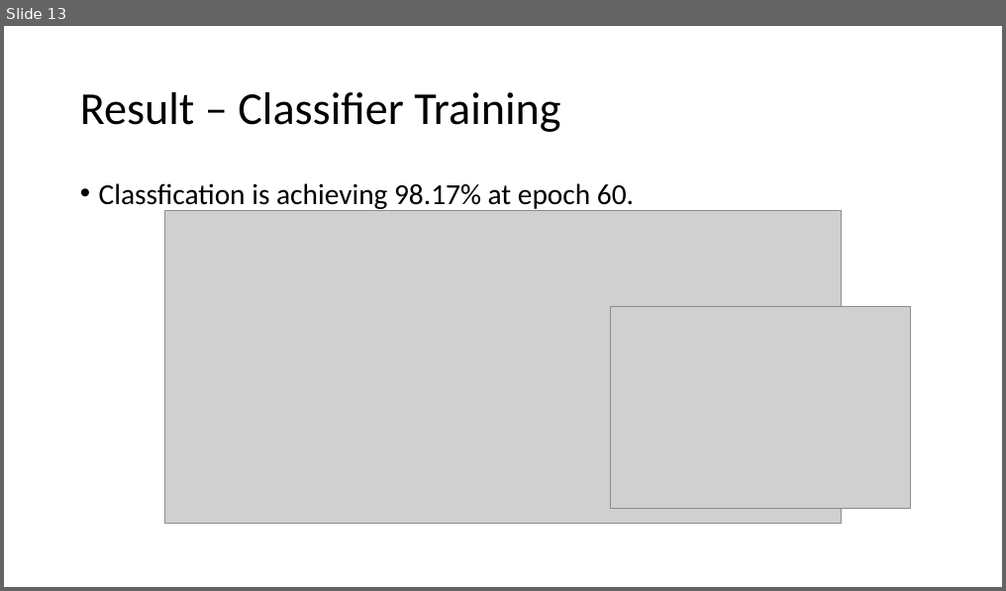
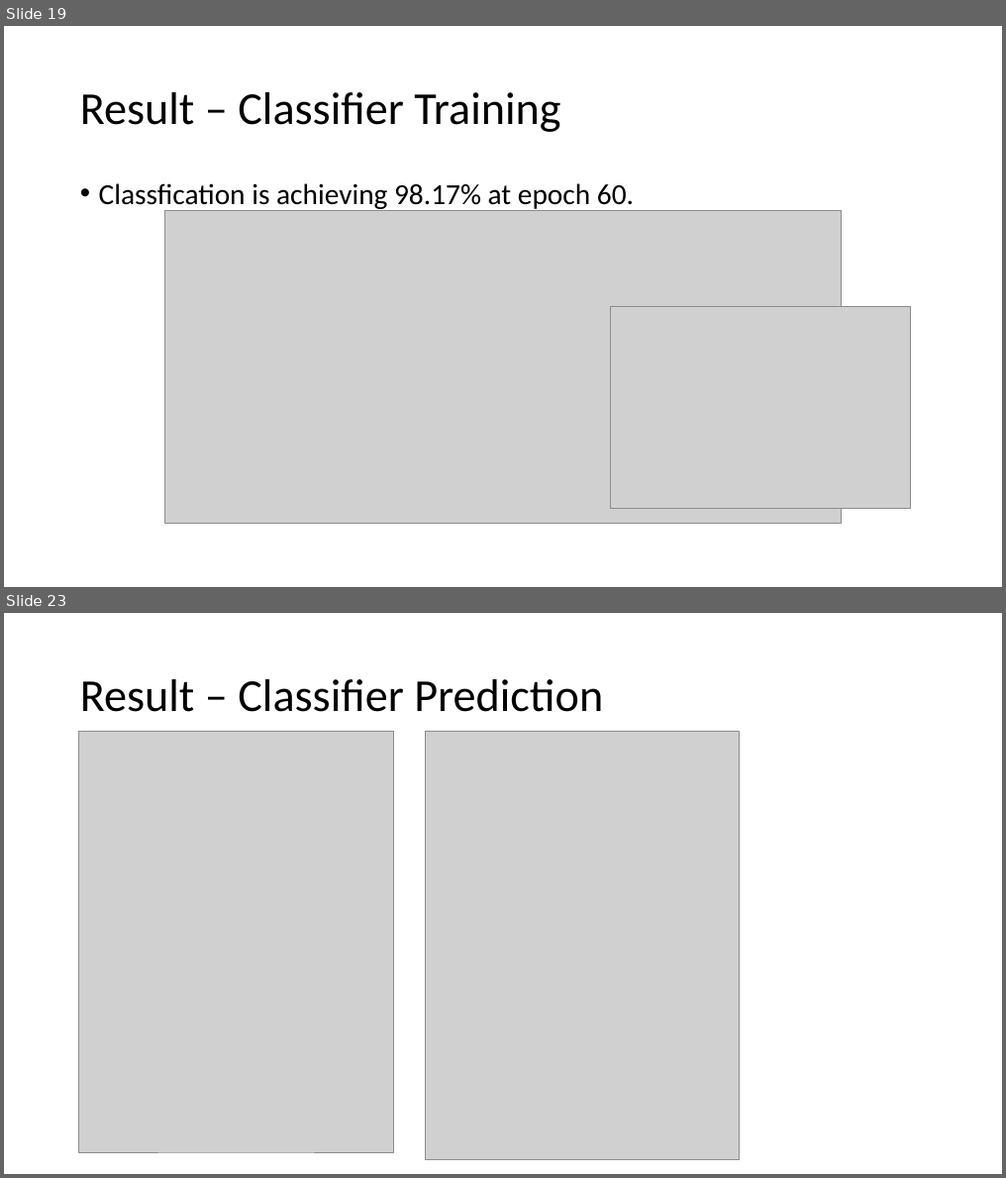
Before and after one commit to optimusium/psupr3, a slide deck: Autoencoder Classifier for Wafer resistance test map.pptx. Shown one above the other, each under a label of ours: slide 13 before the commit, slides 19 and 23 after it; the slides between them are not shown. The pictures are 1006x591 and 1006x1178 pixels, drawn with LibreOffice and Linux fonts; fonts in the diff are those of the drawing; grey boxes stand for pictures. Boxes give left, top, right and bottom in pixels: in the first picture for what was removed or moved away, otherwise in the second. Text is boxed around its words. In the diff, an @@ line names an element or a change of style, - is before the commit and + after.

```diff
--- a/Autoencoder Classifier for Wafer resistance test map.pptx
+++ b/Autoencoder Classifier for Wafer resistance test map.pptx
@@ slide 23 added at [4,613,1002,1174], background #FFFFFF @@
@@ title added at [80,679,603,712], 44 pt, text #000000 @@
+Result – Classifier Prediction
@@ picture added at [79,731,394,1153] @@
@@ picture added at [426,731,740,1159] @@
@@ what was slide 13 is now slide 19 @@
```
Also in this commit, not shown: 7 slides changed, 8 other slides added.
